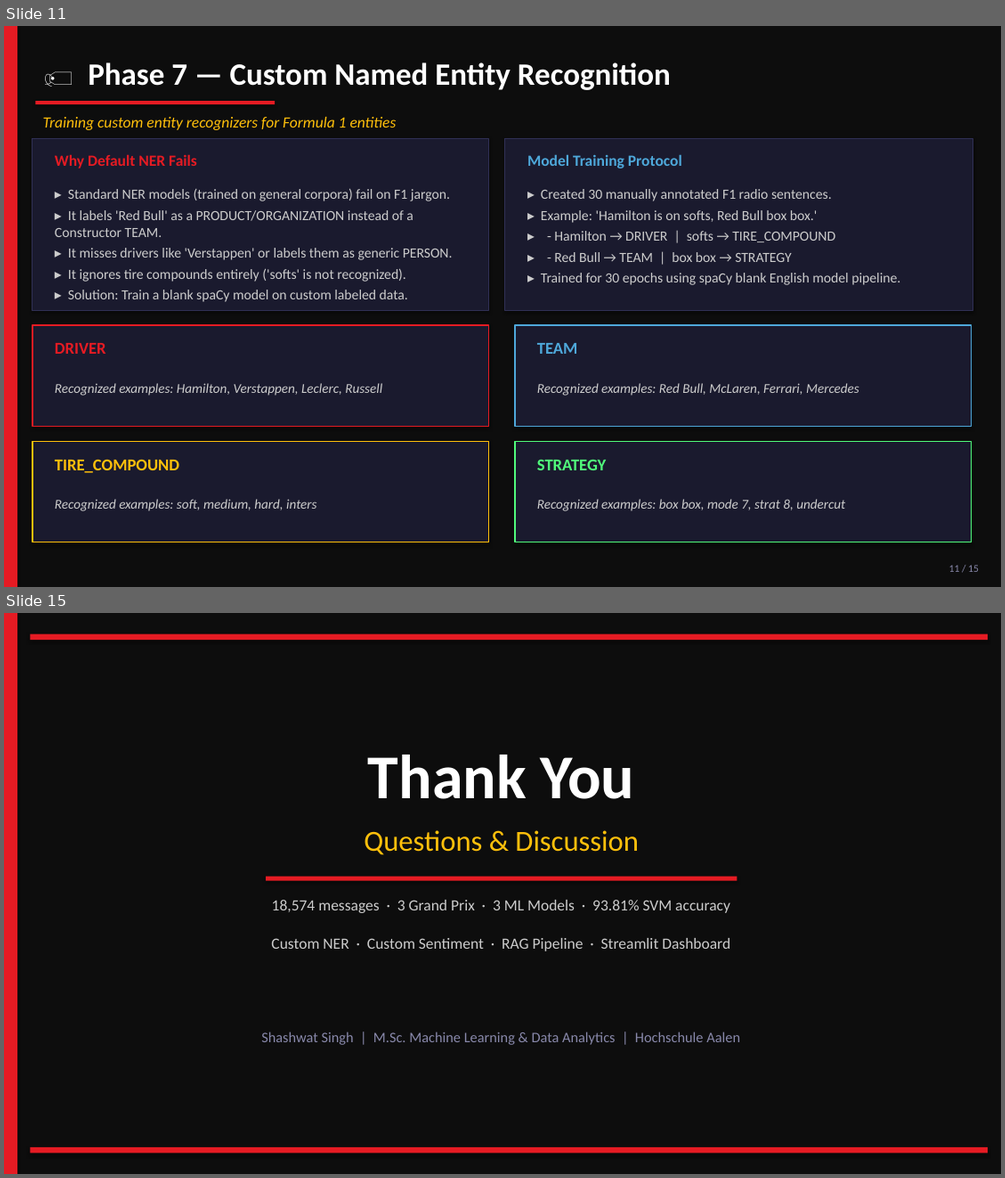
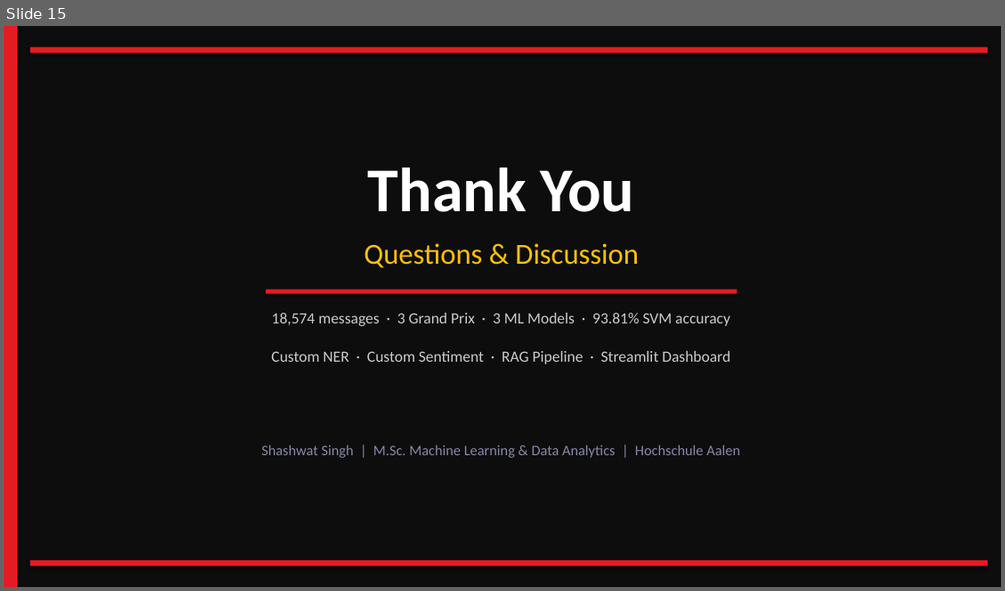
Before and after one commit to iamshashwatsingh/f1-nlp-analyzer, a slide deck: f1_nlp_presentation.pptx. Shown one above the other, each under a label of ours: slides 11 and 15 before the commit, slide 15 after it; the slides between them are not shown. The pictures are 1005x1178 and 1005x591 pixels, drawn with LibreOffice and Linux fonts; fonts in the diff are those of the drawing. Boxes give left, top, right and bottom in pixels: in the first picture for what was removed or moved away, otherwise in the second. Text is boxed around its words. In the diff, an @@ line names an element or a change of style, - is before the commit and + after.

```diff
--- a/f1_nlp_presentation.pptx
+++ b/f1_nlp_presentation.pptx
@@ slide 11 removed at [4,26,1001,587], background #0D0D0D @@
@@ rectangle removed at [4,26,17,587] @@
@@ text removed at [88,62,671,90] @@
-🏷️ Phase 7 — Custom Named Entity Recognition
@@ rectangle removed at [35,101,275,104] @@
@@ text removed at [43,117,396,130] @@
-Training custom entity recognizers for Formula 1 entities
@@ rectangle removed at [32,138,488,310] @@
@@ text removed at [55,154,197,168] @@
-Why Default NER Fails
@@ rectangle removed at [505,138,972,310] @@
@@ text removed at [527,154,682,168] @@
-Model Training Protocol
@@ text removed at [55,188,453,302] @@
-▸ Standard NER models (trained on general corpora) fail on F1 jargon.
-▸ It labels 'Red Bull' as a PRODUCT/ORGANIZATION instead of a Constructor TEAM.
-▸ It misses drivers like 'Verstappen' or labels them as generic PERSON.
-▸ It ignores tire compounds entirely ('softs' is not recognized).
-▸ Solution: Train a blank spaCy model on custom labeled data.
@@ text removed at [541,189,900,285] @@
-▸ Created 30 manually annotated F1 radio sentences.
-▸ Example: 'Hamilton is on softs, Red Bull box box.'
-▸ - Hamilton → DRIVER | softs → TIRE_COMPOUND
-▸ - Red Bull → TEAM | box box → STRATEGY
-▸ Trained for 30 epochs using spaCy blank English model pipeline.
@@ rectangle removed at [32,325,488,426] @@
@@ text removed at [55,343,106,354] @@
-DRIVER
@@ rectangle removed at [515,325,971,426] @@
@@ text removed at [537,343,578,354] @@
-TEAM
@@ text removed at [55,383,382,395] @@
-Recognized examples: Hamilton, Verstappen, Leclerc, Russell
@@ text removed at [537,383,859,395] @@
-Recognized examples: Red Bull, McLaren, Ferrari, Mercedes
@@ rectangle removed at [32,441,488,542] @@
@@ rectangle removed at [515,441,971,542] @@
@@ text removed at [55,459,179,473] @@
-TIRE_COMPOUND
@@ text removed at [537,459,606,470] @@
-STRATEGY
@@ text removed at [55,499,316,511] @@
-Recognized examples: soft, medium, hard, inters
@@ text removed at [537,499,845,511] @@
-Recognized examples: box box, mode 7, strat 8, undercut
@@ text removed at [949,564,979,572] @@
-11 / 15
```
Also in this commit, not shown: 10 slides changed, 3 slides added, 2 other slides removed.
